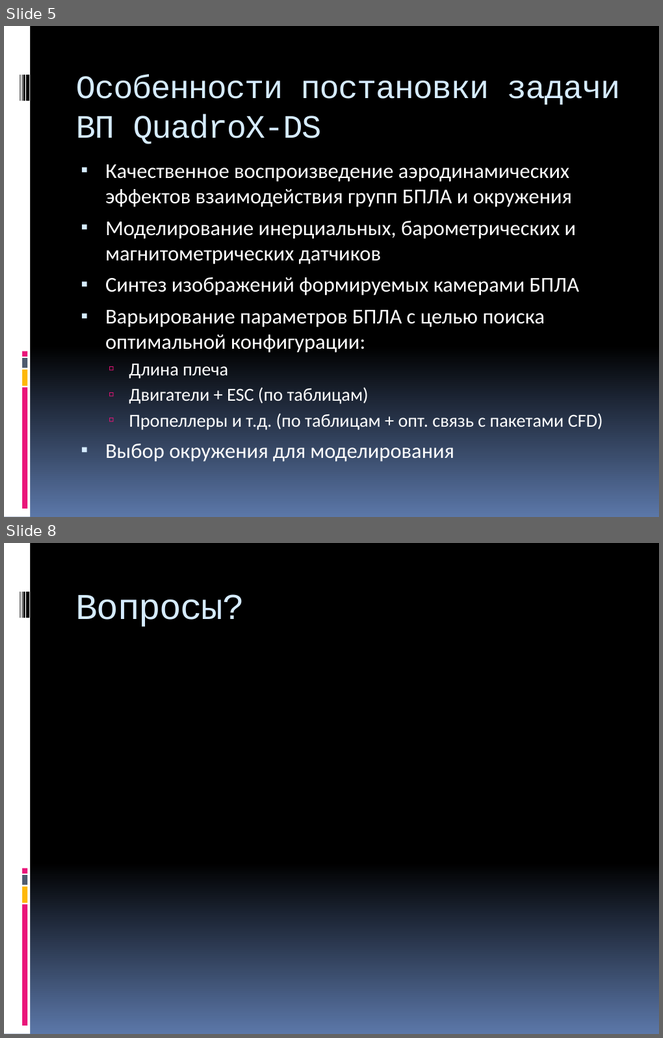
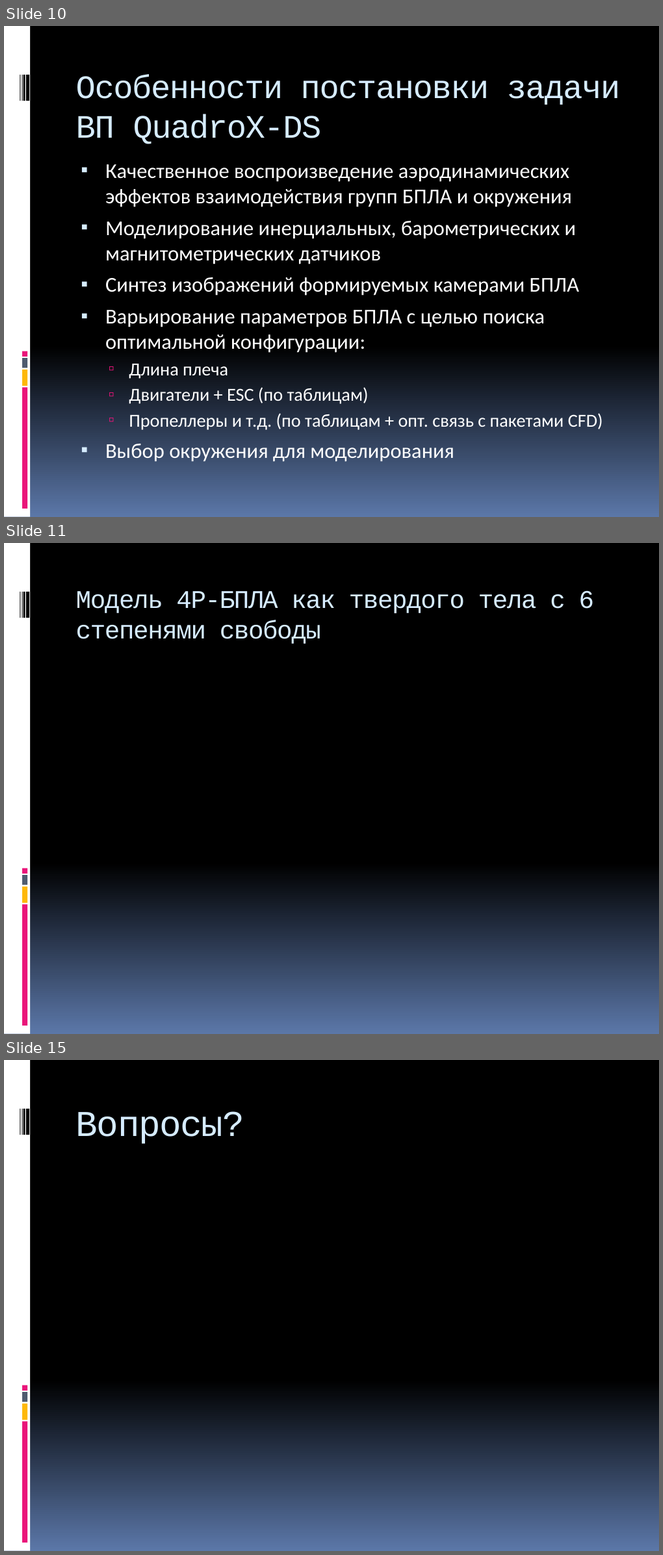
Before and after one commit to yaceq/quadro-xds, a slide deck: Docs/Medias2012.pptx. Shown one above the other, each under a label of ours: slides 5 and 8 before the commit, slides 10, 11 and 15 after it; the slides between them are not shown. The pictures are 663x1038 and 663x1555 pixels, drawn with LibreOffice and Linux fonts; fonts in the diff are those of the drawing. Boxes give left, top, right and bottom in pixels: in the first picture for what was removed or moved away, otherwise in the second. Text is boxed around its words. In the diff, an @@ line names an element or a change of style, - is before the commit and + after.

```diff
--- a/Docs/Medias2012.pptx
+++ b/Docs/Medias2012.pptx
@@ slide 11 added at <box>4,543,659,1034</box>, background gradient #000000 to #5B77A8; not listed: 9 template elements that a slide beside it also shows @@
@@ title added at <box>76,590,595,644</box>, 28 pt, text #D6ECFF @@
+Модель 4Р-БПЛА как твердого тела с 6 степенями свободы
@@ what was slide 5 is now slide 10 @@
@@ what was slide 8 is now slide 15 @@
```
Also in this commit, not shown: 2 slides changed, 6 other slides added.
